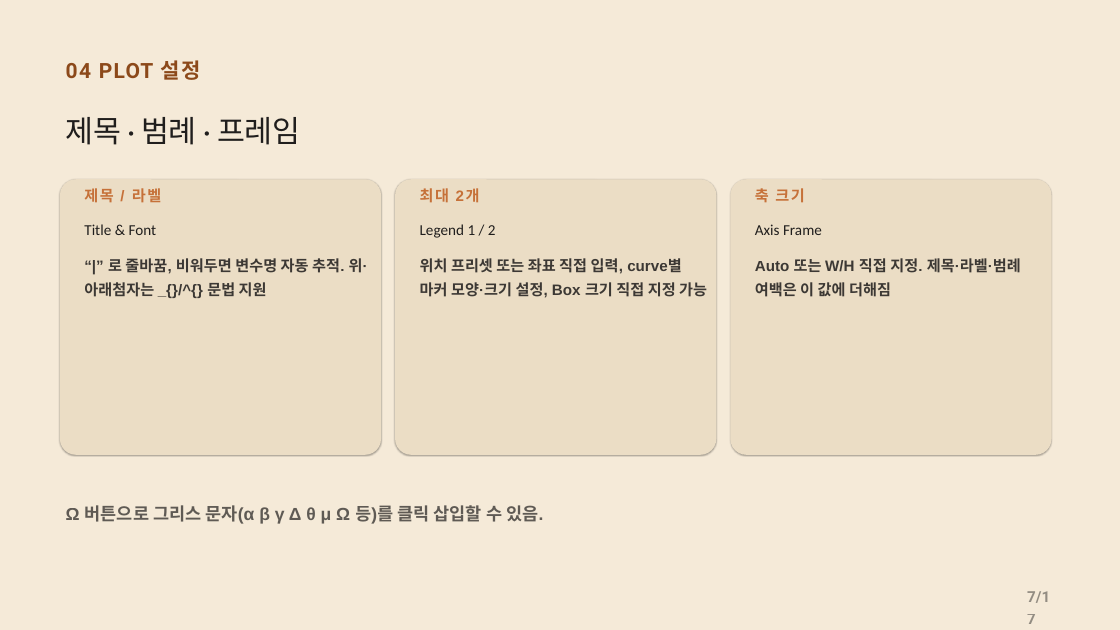
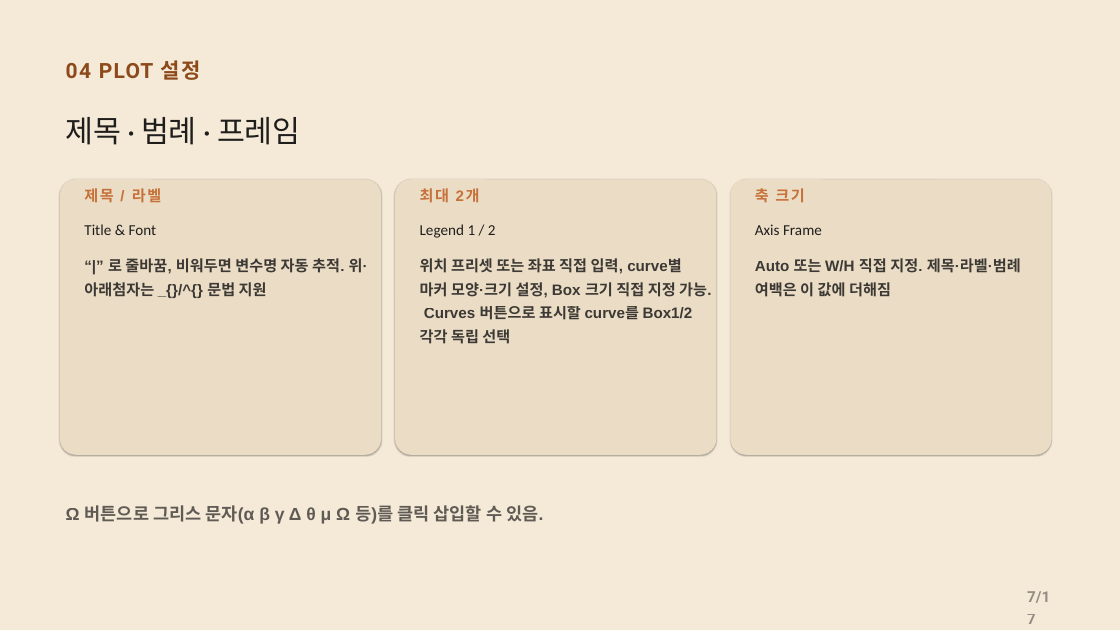
Before and after one commit to CWKIM113/CathPlot_Pub, a slide deck: slide 7 of CathPlot_Deck.pptx. Drawn at 1120x630 pixels with LibreOffice and Linux fonts; fonts in the diff are those of the drawing. Boxes give left, top, right and bottom in pixels: in the first picture for what was removed or moved away, otherwise in the second. Text is boxed around its words. In the diff, an @@ line names an element or a change of style, - is before the commit and + after.

```diff
--- a/CathPlot_Deck.pptx
+++ b/CathPlot_Deck.pptx
@@ text at bbox=[420, 258, 711, 344]: text changed @@
-위치 프리셋 또는 좌표 직접 입력, curve별 마커 모양·크기 설정, Box 크기 직접 지정 가능
+위치 프리셋 또는 좌표 직접 입력, curve별 마커 모양·크기 설정, Box 크기 직접 지정 가능. Curves 버튼으로 표시할 curve를 Box1/2 각각 독립 선택
```
Also in this commit, not shown: 1 other slide changed.
